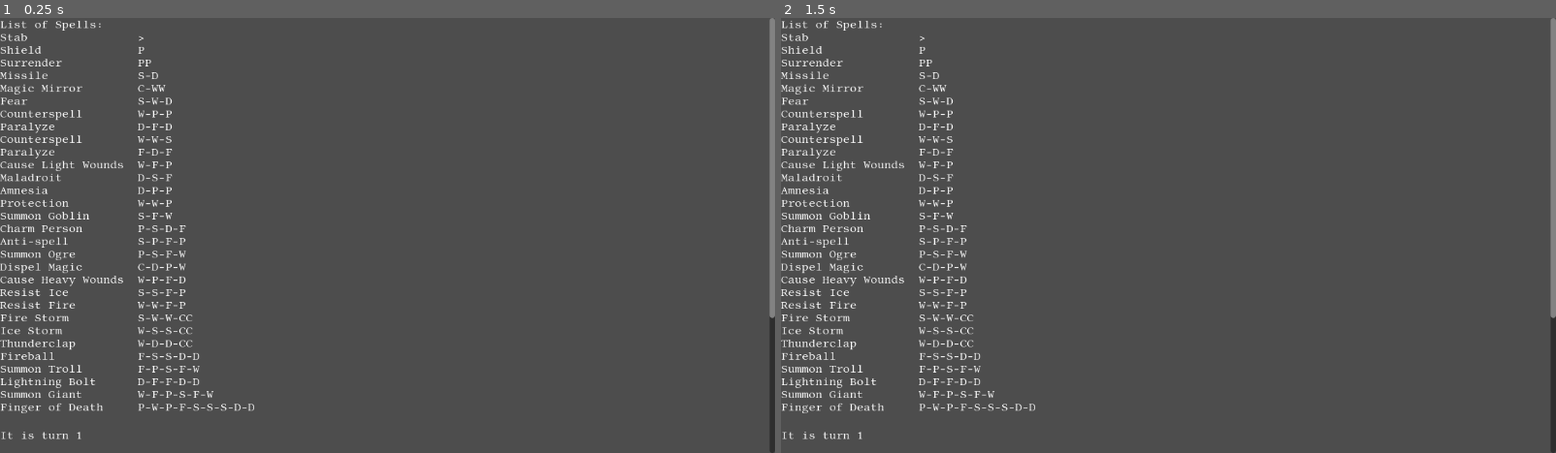
Above: before the commit, frames 1-2 (left to right).
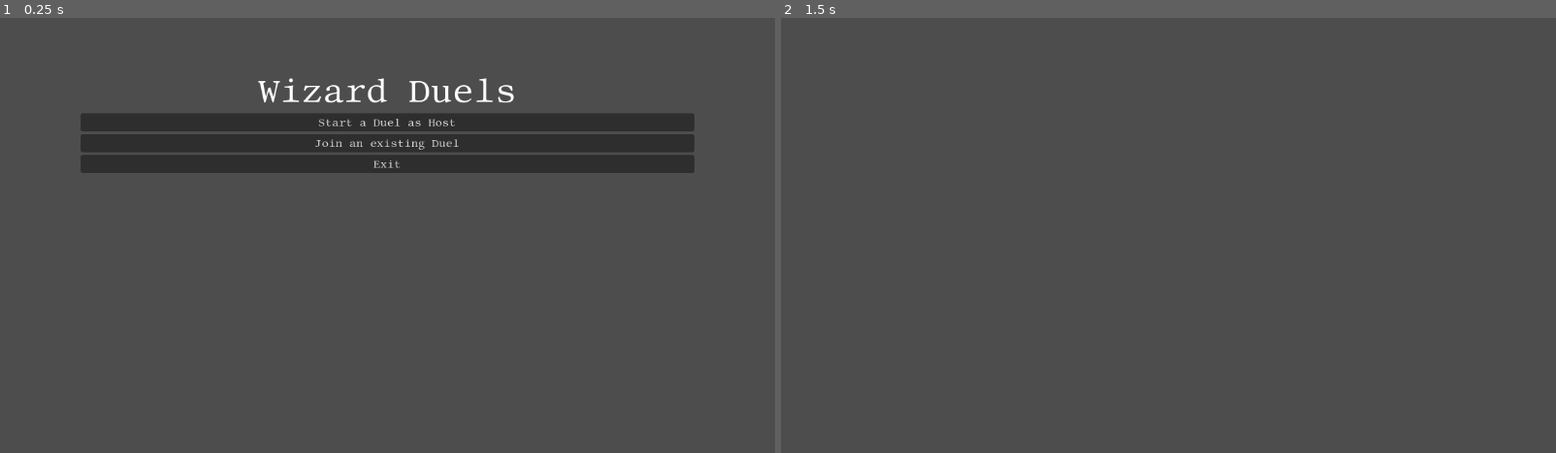
Above: after the commit, the same moments.

Repository: snhumphr/Wizard-Duels
Game: Godot game, scene res://menu.tscn
Two runs of this game, one before a commit and one after it. Both use one fixed random seed, a clock stepped at 60 frames per second and the inputs below. Before the commit the project starts from res://game.tscn.
Inputs (mouse positions are in pixels of both pictures, inside the frame that each line leads up to):
- Up to frame 1 (0.25 s): no input
- Up to frame 2 (1.5 s): tap Enter at 0.5 s; click (1168, 122) at 1.25 s, where only the run after the commit has a clickable "Start a Duel as Host"

The runs differ from the first frame. In frame 1, 14% of the frame differs, in the area x 0-100%, y 0-100%; in frame 2, 3.8%.

Commit message:
Sets the main menu to be the main scene

Diff:
--- a/project.godot
+++ b/project.godot
@@ -11,8 +11,8 @@
 [application]
 
 config/name="Wizard Duels"
-run/main_scene="res://game.tscn"
-config/features=PackedStringArray("4.1", "GL Compatibility")
+run/main_scene="res://menu.tscn"
+config/features=PackedStringArray("4.2", "GL Compatibility")
 config/icon="res://icon.svg"
 
 [autoload]
